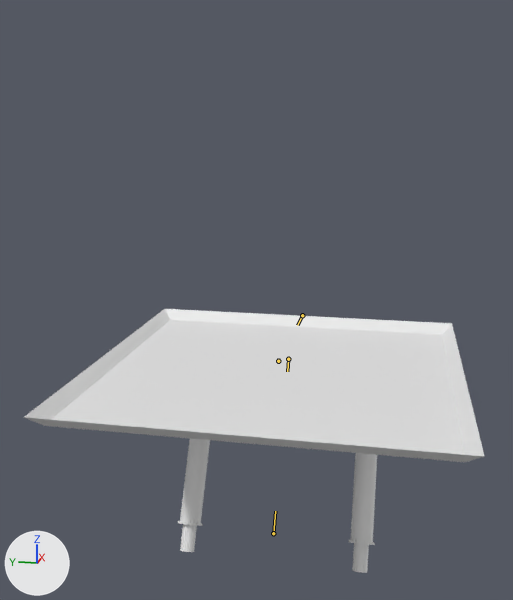
An edit to the Blender file models/retro_angled_panel/angled_panel.blend, drawn before and after from the same camera.
Both versions are drawn from a camera (50 mm lens) standing at (-239.0, -40.0, 82.0) and looking at (-1.0, 8.0, 22.0). The axes (+X, +Y, +Z) are drawn at lower left. The lights are the same throughout. The bones that bend it are drawn over the model as lines. Materials are left out; every surface is plain grey.

Objects in the first picture: 'rot_panel_ref', 'top'.
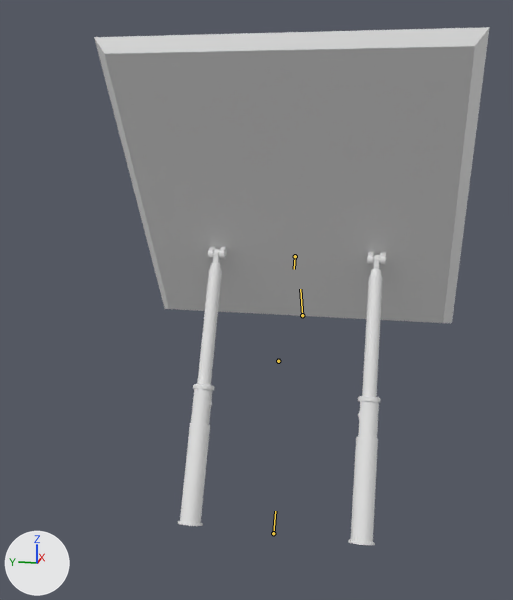
The newer file adds an action. The first version stands in its rest pose; the second is drawn at frame 30 of the action 'open_60'.

The change, as JSON lines over the scene's bpy script:
```json
{"block": "bone_rot", "where": "bone_rot = bpy.data.objects['rot_panel_piston_model_skeleton'].pose.bones['rot']  # child of 'root'"}
{"op": "set", "path": "bone_rot.rotation_euler", "old": "(0.0, 0.0, 0.0)", "new": "(1.047, 0.0, 0.0)", "note": "degrees (0, 0, 0) -> degrees (60, 0, 0)"}
```

Changed parts and their boxes (x1, y1, x2, y2) in the pictures (513 x 600 px):
```json
{"object": "top_50s", "change": "now drawn", "after": [94, 27, 490, 323]}
{"object": "top", "change": "no longer drawn", "before": [24, 309, 485, 462]}
{"object": "rot_panel_ref", "change": "posed", "before": [178, 438, 377, 573], "after": [178, 246, 386, 545]}
{"bone": "rot", "before": "(302, 315) to (297, 325)", "after": "(302, 315) to (300, 289)"}
```
